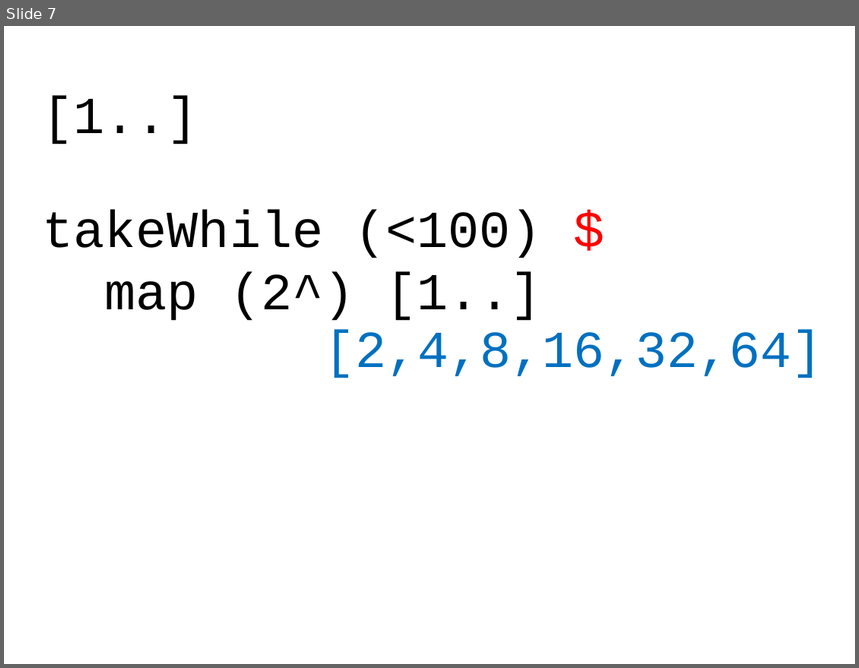
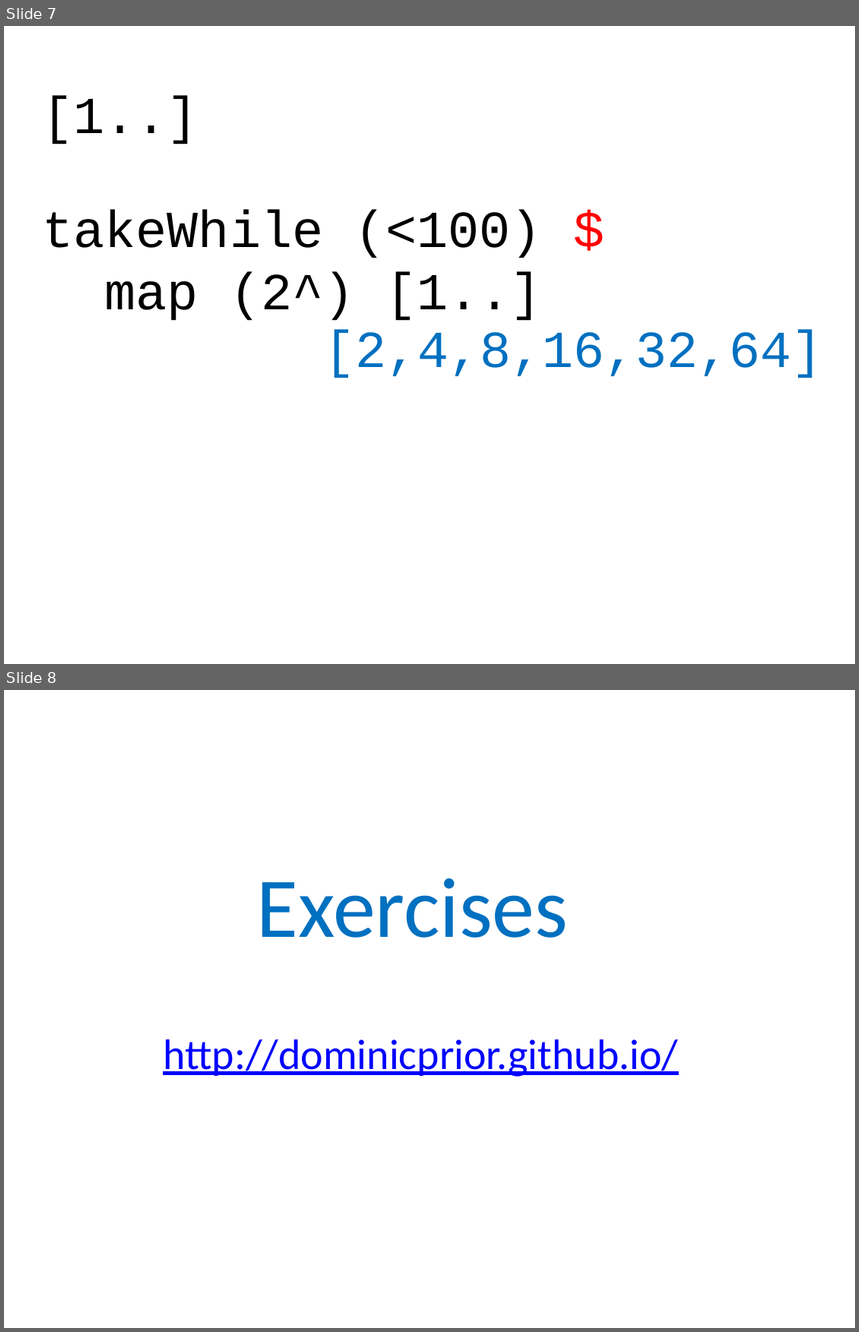
Before and after one commit to dominicprior/beginning-haskell-course, a slide deck: beginning-haskell.pptx. Shown one above the other, each under a label of ours: slide 7 before the commit, slides 7 and 8 after it. The pictures are 859x668 and 859x1332 pixels, drawn with LibreOffice and Linux fonts; fonts in the diff are those of the drawing. Boxes give left, top, right and bottom in pixels: in the first picture for what was removed or moved away, otherwise in the second. Text is boxed around its words. In the diff, an @@ line names an element or a change of style, - is before the commit and + after.

```diff
--- a/beginning-haskell.pptx
+++ b/beginning-haskell.pptx
@@ slide 8 added at (4, 690, 855, 1328), background #FFFFFF @@
@@ text added at (257, 878, 568, 938), 72 pt, text #0070C0 @@
+Exercises
@@ text added at (163, 1040, 678, 1077), 36 pt, text #0000FF, underline @@
+http://dominicprior.github.io/
```
Also in this commit, not shown: 1 slide changed, 7 other slides added.
